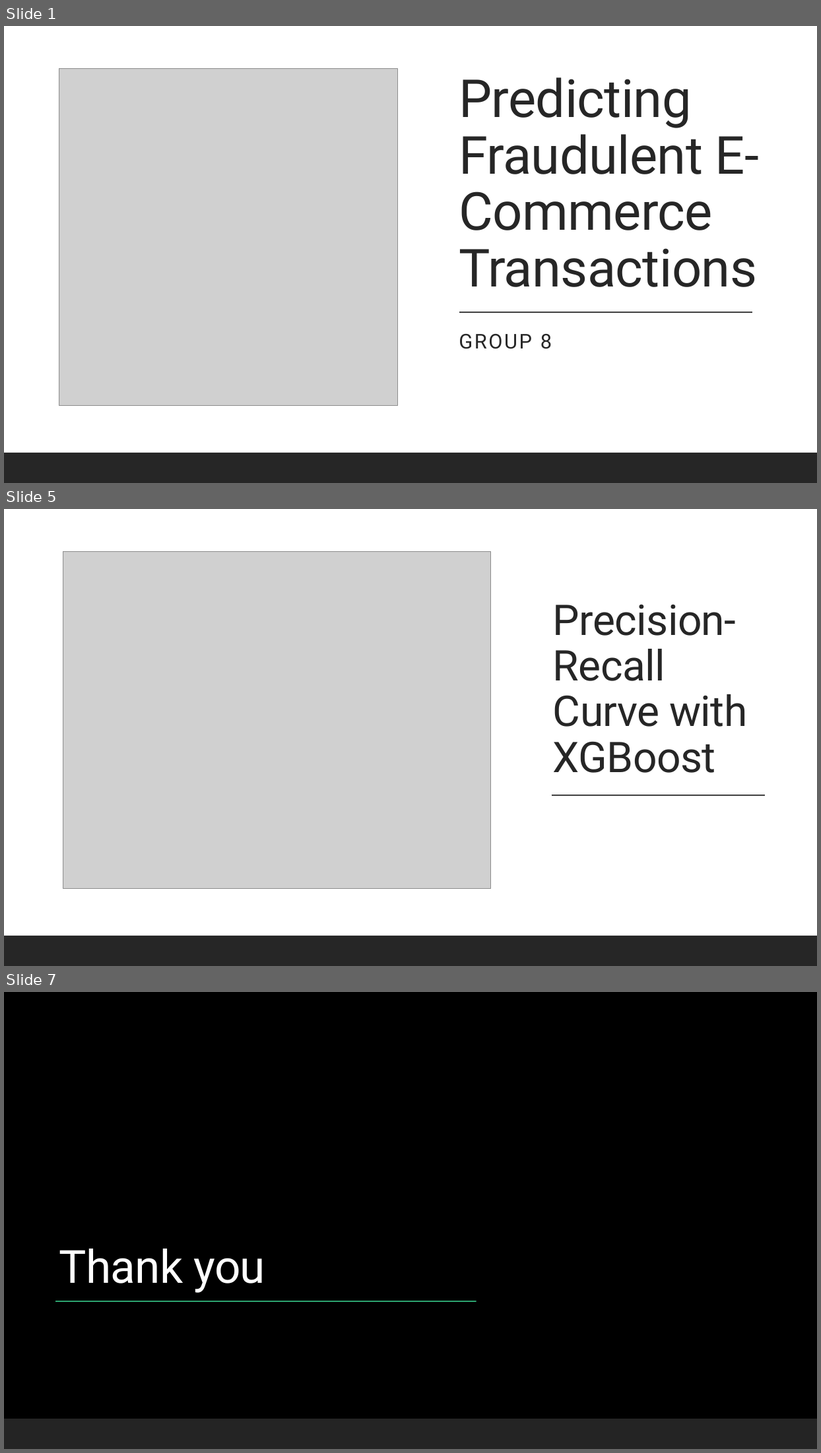
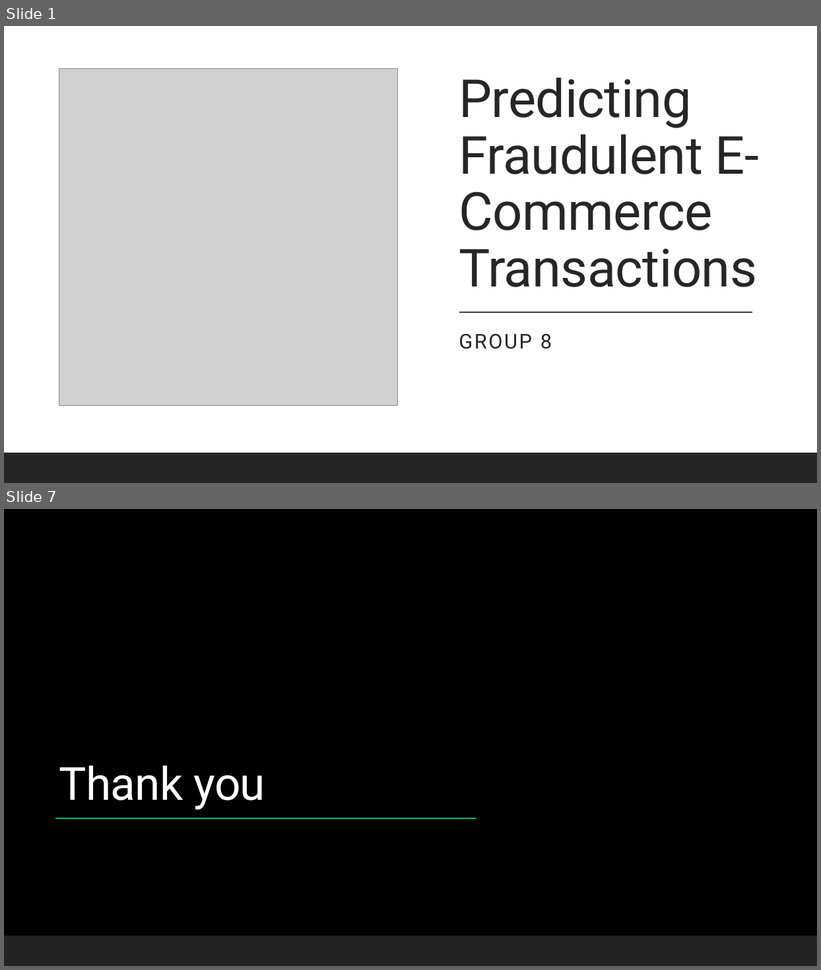
Before and after one commit to aferrodelgado/Project-4, a slide deck: Project 4 Presentation.pptx. Shown one above the other, each under a label of ours: slides 1, 5 and 7 before the commit, slides 1 and 7 after it; the slides between them are not shown. The pictures are 821x1453 and 821x970 pixels, drawn with LibreOffice and Linux fonts; fonts in the diff are those of the drawing; grey boxes stand for pictures; background and template pictures are left out. Boxes give left, top, right and bottom in pixels: in the first picture for what was removed or moved away, otherwise in the second. Text is boxed around its words. In the diff, an @@ line names an element or a change of style, - is before the commit and + after.

```diff
--- a/Project 4 Presentation.pptx
+++ b/Project 4 Presentation.pptx
@@ slide 5 removed at <box>4,509,817,966</box>, background #FFFFFF @@
@@ rectangle removed at <box>4,509,817,966</box> @@
@@ picture removed at <box>63,552,491,889</box> @@
@@ title removed at <box>553,604,747,773</box> @@
-Precision-Recall Curve with XGBoost
@@ line removed from (552, 795) to (765, 795) @@
@@ rectangle removed at <box>4,936,817,966</box> @@
```
Also in this commit, not shown: 4 slides changed, 1 slide added, 2 other files.
